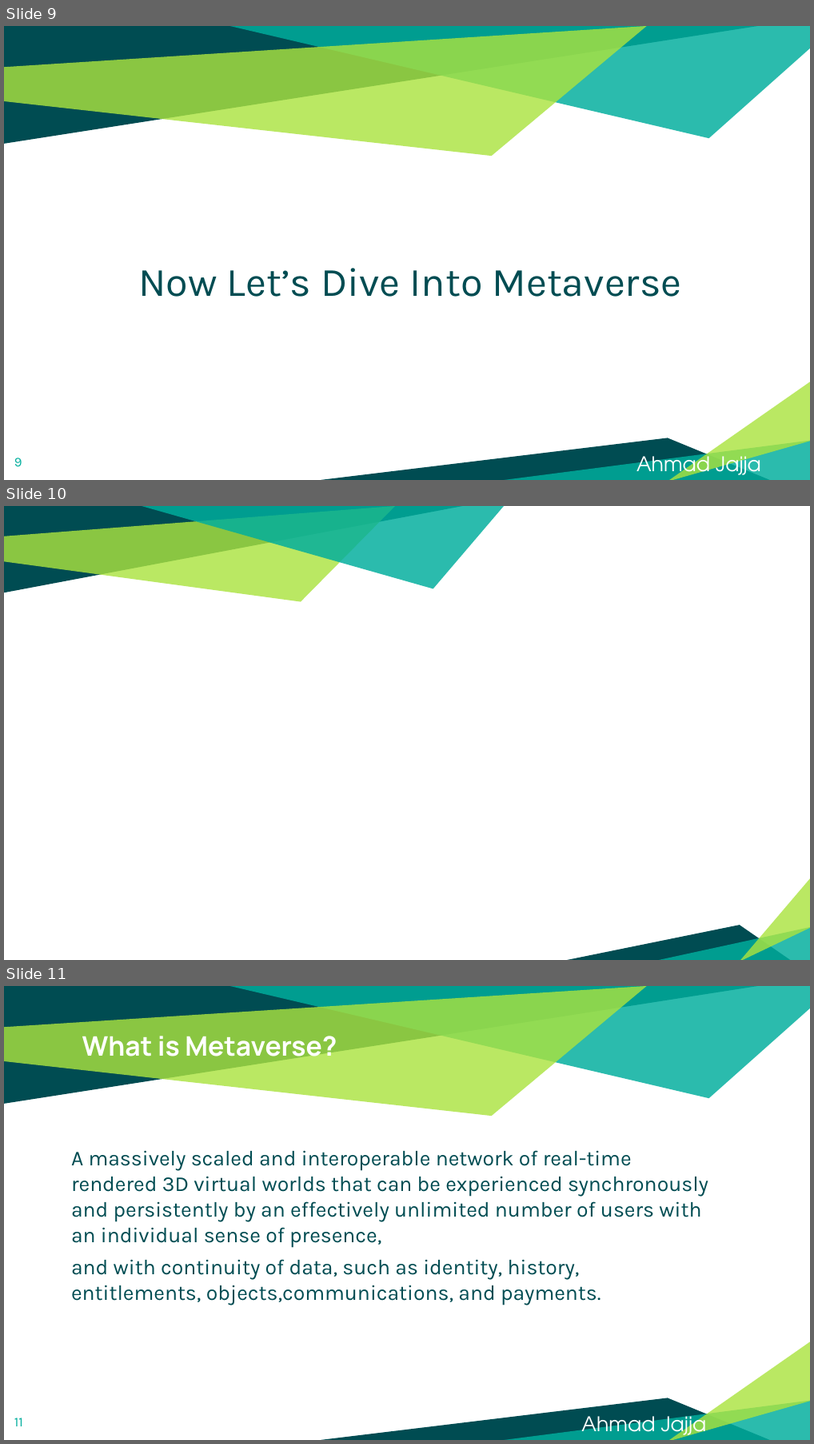
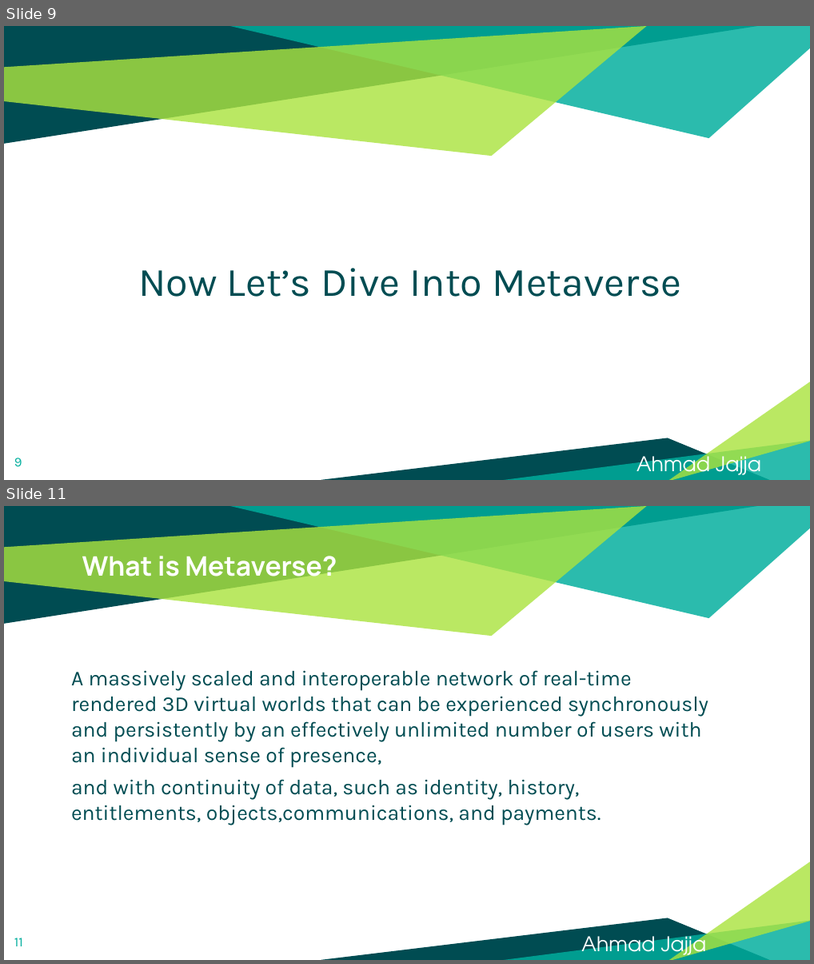
Before and after one commit to Ahmadjajja/WEB-3.0-and-Metaverse, a slide deck: Slides/What is Metaverse.pptx. Shown one above the other, each under a label of ours: slides 9, 10 and 11 before the commit, slides 9 and 11 after it; the slides between them are not shown. The pictures are 814x1444 and 814x964 pixels, drawn with LibreOffice and Linux fonts; fonts in the diff are those of the drawing; background and template pictures are left out. Boxes give left, top, right and bottom in pixels: in the first picture for what was removed or moved away, otherwise in the second. Text is boxed around its words. In the diff, an @@ line names an element or a change of style, - is before the commit and + after.

```diff
--- a/Slides/What is Metaverse.pptx
+++ b/Slides/What is Metaverse.pptx
@@ slide 10 removed at bbox=[4, 506, 810, 960], background picture (left out) @@
@@ freeform shape removed at bbox=[4, 506, 464, 592] @@
@@ freeform shape removed at bbox=[4, 506, 395, 602] @@
@@ freeform shape removed at bbox=[142, 506, 505, 588] @@
@@ freeform shape removed at bbox=[739, 877, 810, 960] @@
@@ freeform shape removed at bbox=[566, 924, 791, 960] @@
@@ freeform shape removed at bbox=[651, 926, 810, 960] @@
```
Also in this commit, not shown: 7 slides changed, 4 slides added, 2 other slides removed, 8 other files.
